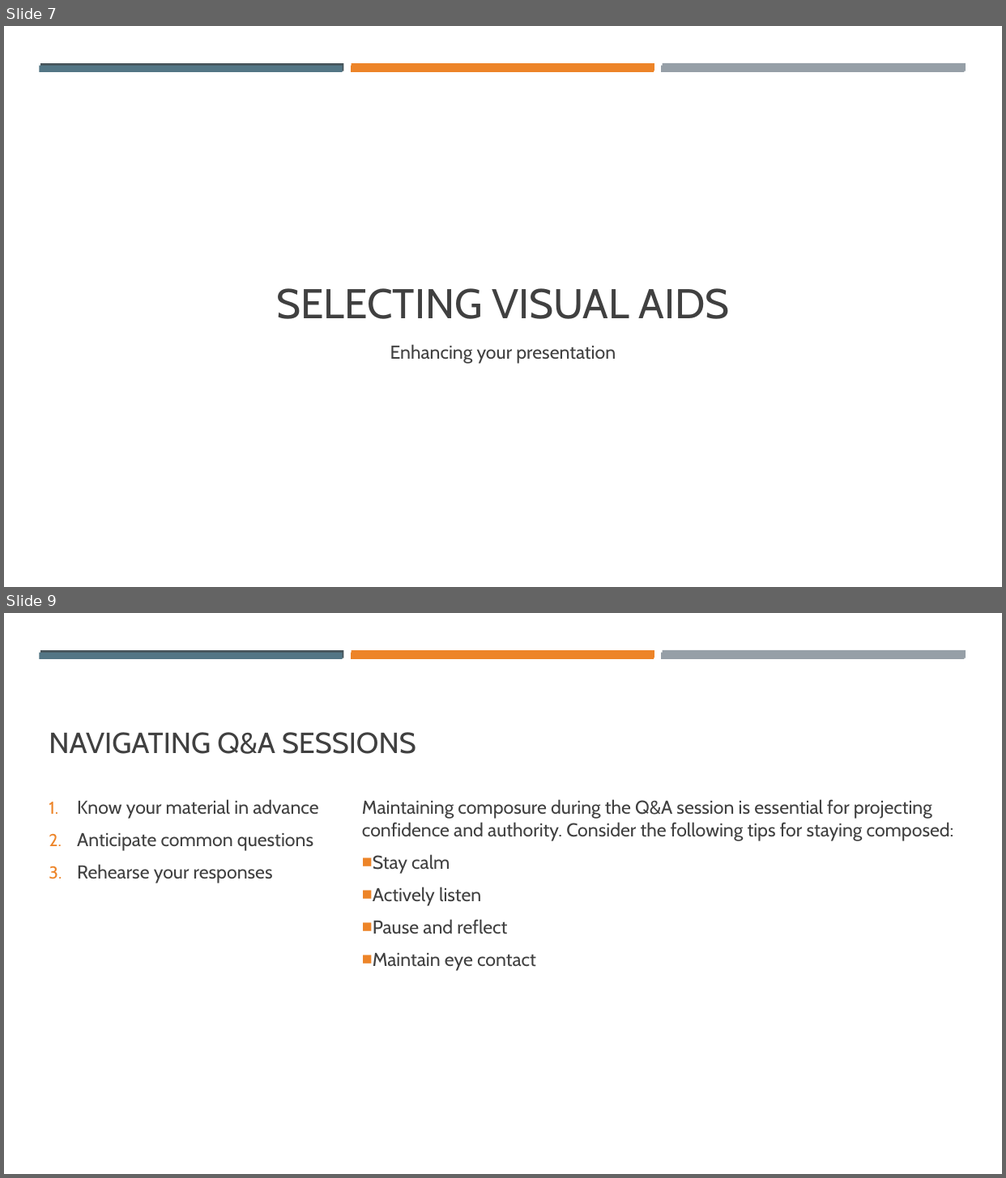
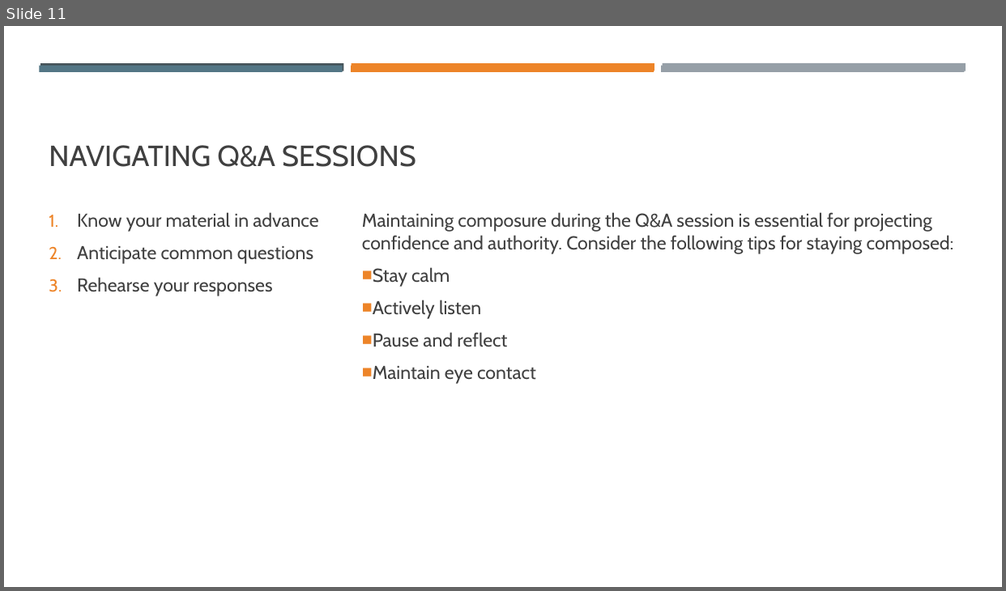
Before and after one commit to mkdib1/med_lab, a slide deck: dslab_presentation.pptx. Shown one above the other, each under a label of ours: slides 7 and 9 before the commit, slide 11 after it; the slides between them are not shown. The pictures are 1006x1178 and 1006x591 pixels, drawn with LibreOffice and Linux fonts; fonts in the diff are those of the drawing. Boxes give left, top, right and bottom in pixels: in the first picture for what was removed or moved away, otherwise in the second. Text is boxed around its words. In the diff, an @@ line names an element or a change of style, - is before the commit and + after.

```diff
--- a/dslab_presentation.pptx
+++ b/dslab_presentation.pptx
@@ slide 7 removed at <box>4,26,1002,587</box>, background #FFFFFF; not listed: 6 template elements that a slide beside it also shows @@
@@ title removed at <box>276,288,729,319</box> @@
-SELECTING VISUAL AIDS
@@ subtitle removed at <box>390,344,616,364</box> @@
-Enhancing your presentation
@@ what was slide 9 is now slide 11 @@
```
Also in this commit, not shown: 5 slides changed, 5 slides added, 2 other slides removed, 4 other files.
